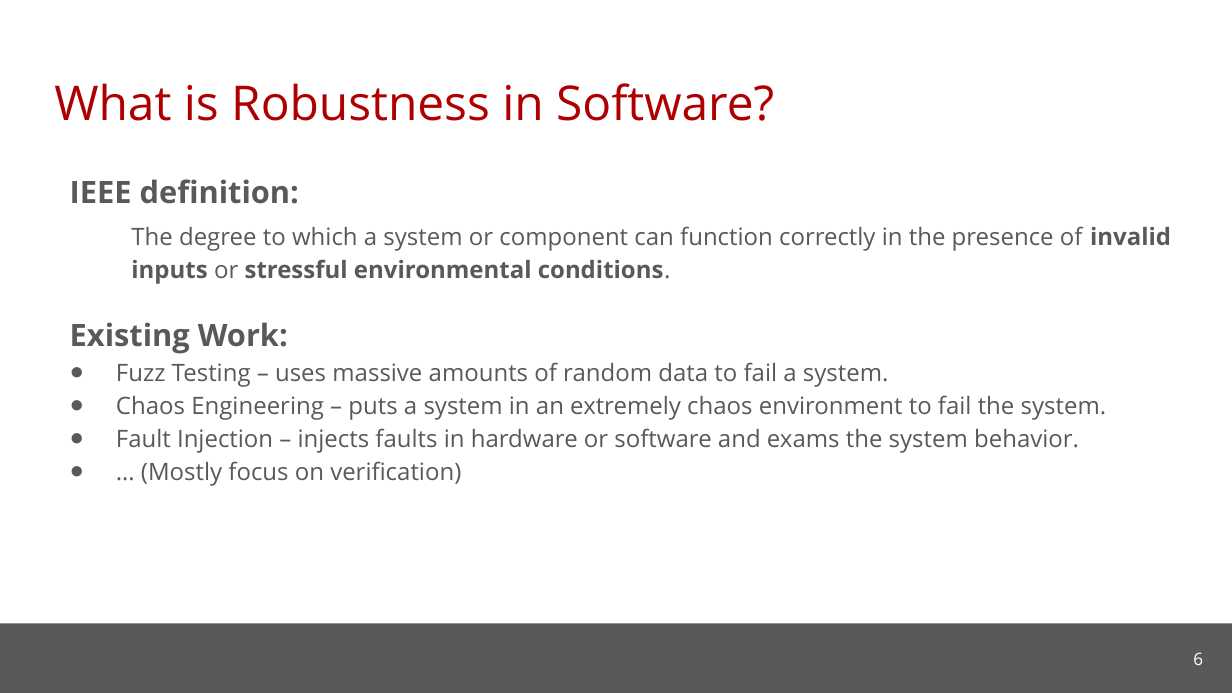
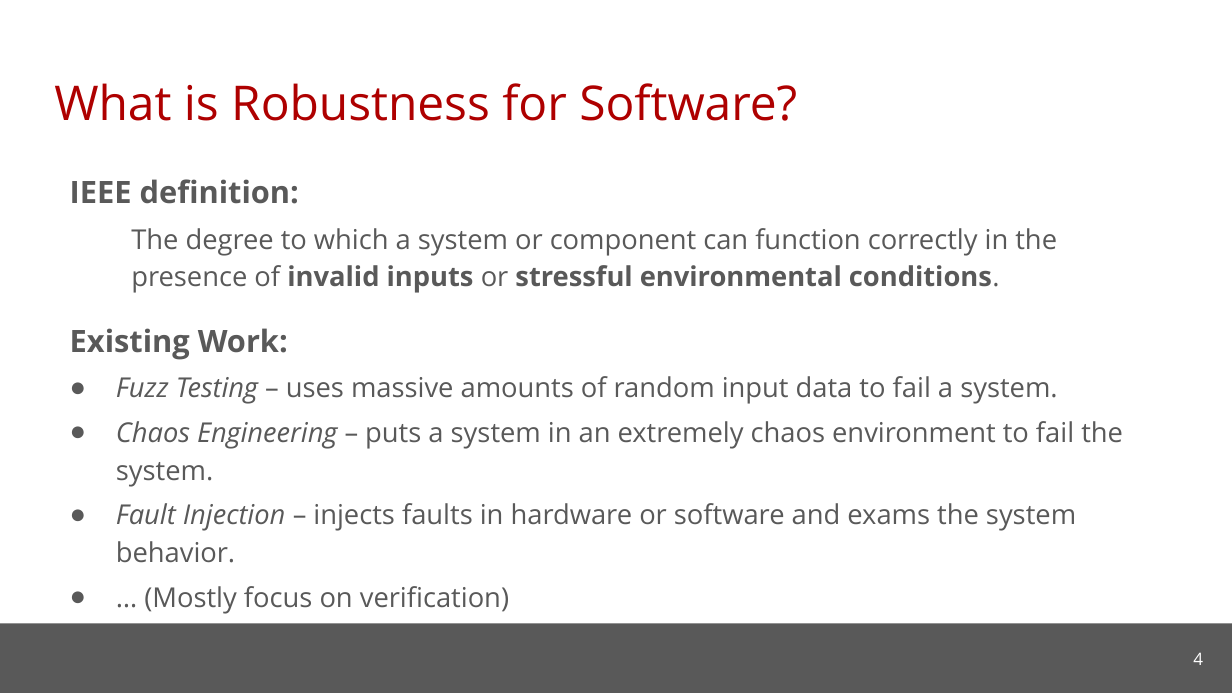
Before and after one commit to cmu-soda/Robustness, a slide deck: slide 4 of Robustness.pptx (slide 6 before the commit). Drawn at 1232x693 pixels with LibreOffice and Linux fonts; fonts in the diff are those of the drawing; background and template pictures are left out. Boxes give left, top, right and bottom in pixels: in the first picture for what was removed or moved away, otherwise in the second. Text is boxed around its words. In the diff, an @@ line names an element or a change of style, - is before the commit and + after.

```diff
--- a/Robustness.pptx
+++ b/Robustness.pptx
@@ title at (54,83,797,121): text changed @@
-What is Robustness in Software?
+What is Robustness for Software?
@@ text at (116,228,1123,563): size 14 to 16 pt in "The degree to which a system or ...", "Chaos Engineering – puts a system in ...", "Fault Injection – injects faults in hardware ...", "… (Mostly focus on verification)"; italic on in "Chaos Engineering", "Fault Injection"; less space between paragraphs; more space between paragraphs @@
@@ text at (116,376,1057,404): text changed; size 14 to 16 pt @@
-● Fuzz Testing – uses massive amounts of random data to fail a system.
+● Fuzz Testing – uses massive amounts of random input data to fail a system.
@@ page number at (1193,652,1203,665): text changed @@
-6
+4
```
Also in this commit, not shown: 3 other slides changed, 4 slides added, 3 slides removed, 1 other file.
